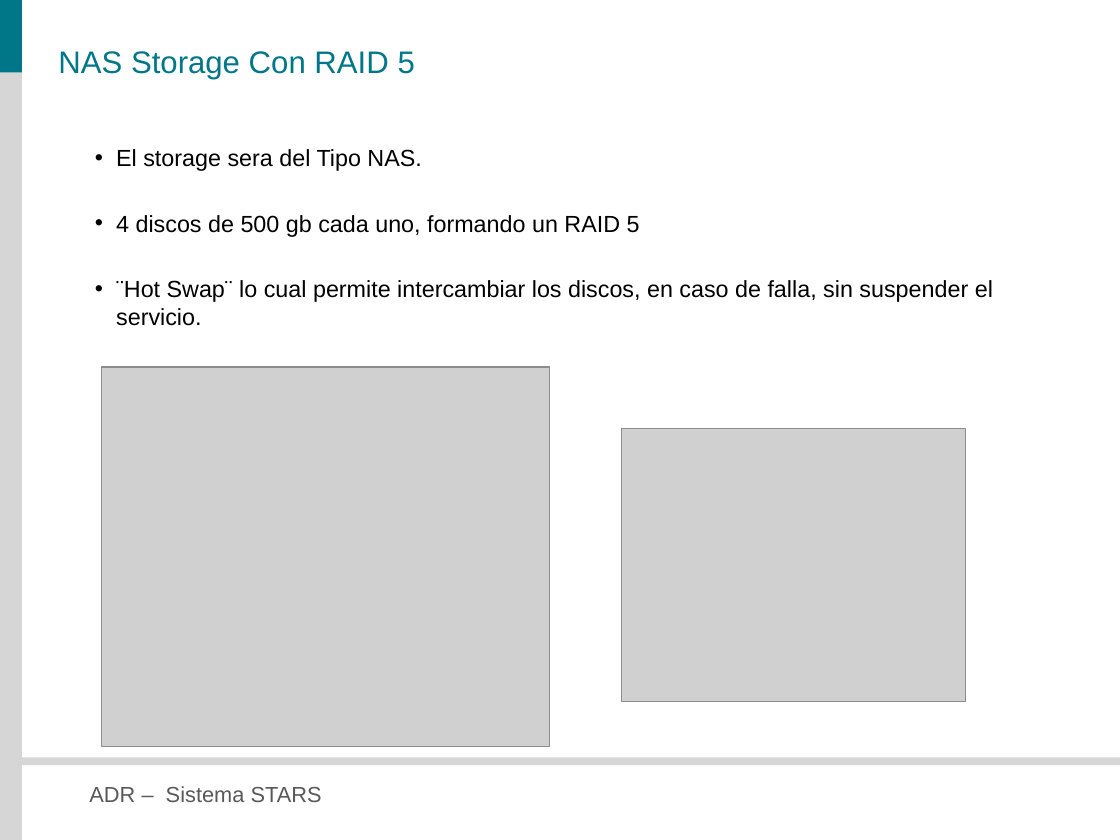
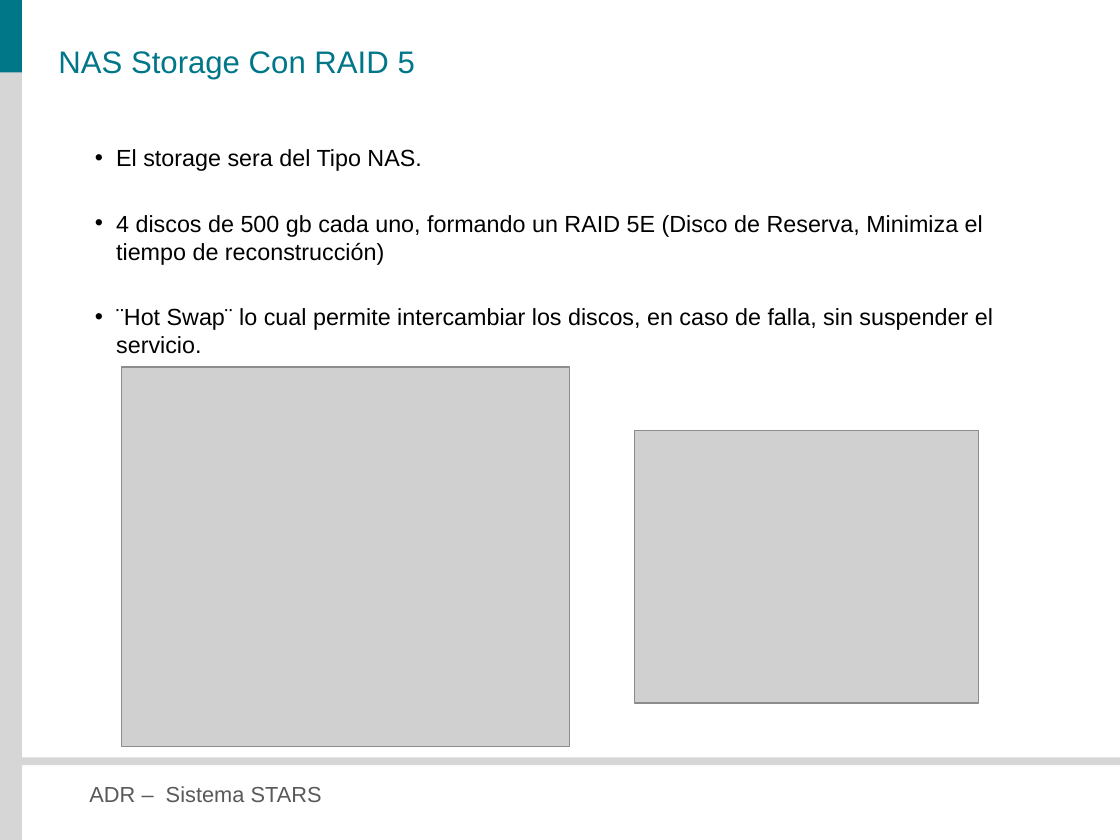
Before and after one commit to veritoreinoso/adr-2010, a slide deck: slide 18 of Presentacion.pptx. Drawn at 1120x840 pixels with LibreOffice and Linux fonts; fonts in the diff are those of the drawing; grey boxes stand for pictures. Boxes give left, top, right and bottom in pixels: in the first picture for what was removed or moved away, otherwise in the second. Text is boxed around its words. In the diff, an @@ line names an element or a change of style, - is before the commit and + after.

```diff
--- a/Presentacion.pptx
+++ b/Presentacion.pptx
@@ text at [116,215,983,265]: text changed @@
-• 4 discos de 500 gb cada uno, formando un RAID 5
+• 4 discos de 500 gb cada uno, formando un RAID 5E (Disco de Reserva, Minimiza el tiempo de reconstrucción)
@@ picture: place and size @@
-picture at [102,367,550,747]
+picture at [121,367,569,747]
@@ picture: place and size @@
-picture at [622,429,965,702]
+picture at [635,430,979,703]
```
Also in this commit, not shown: 2 other slides changed.
